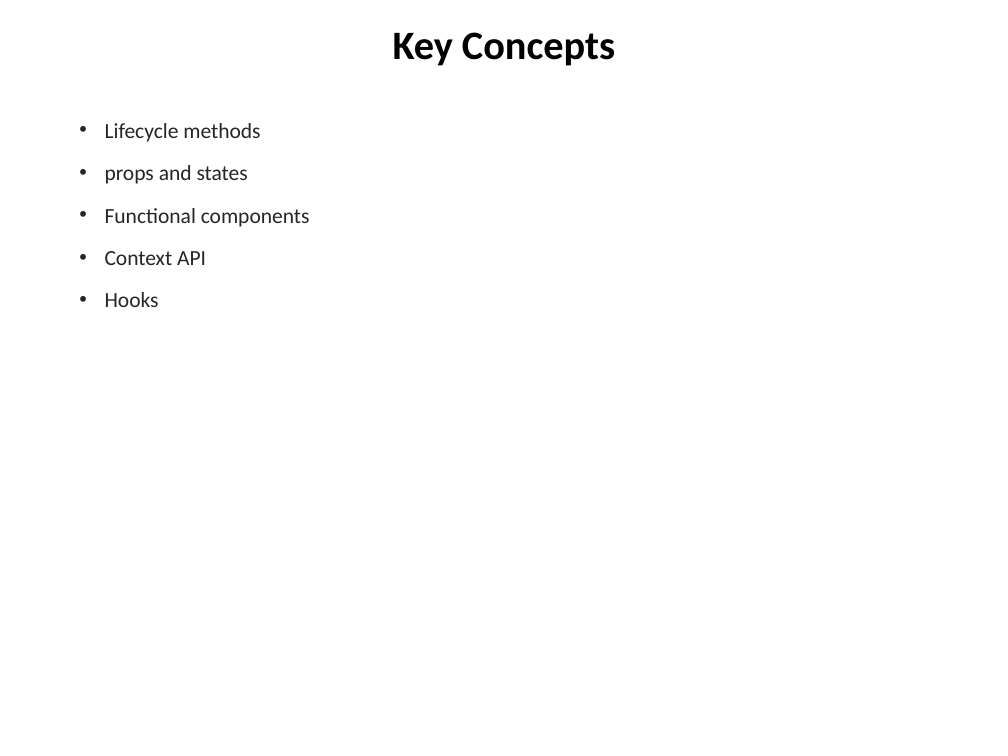
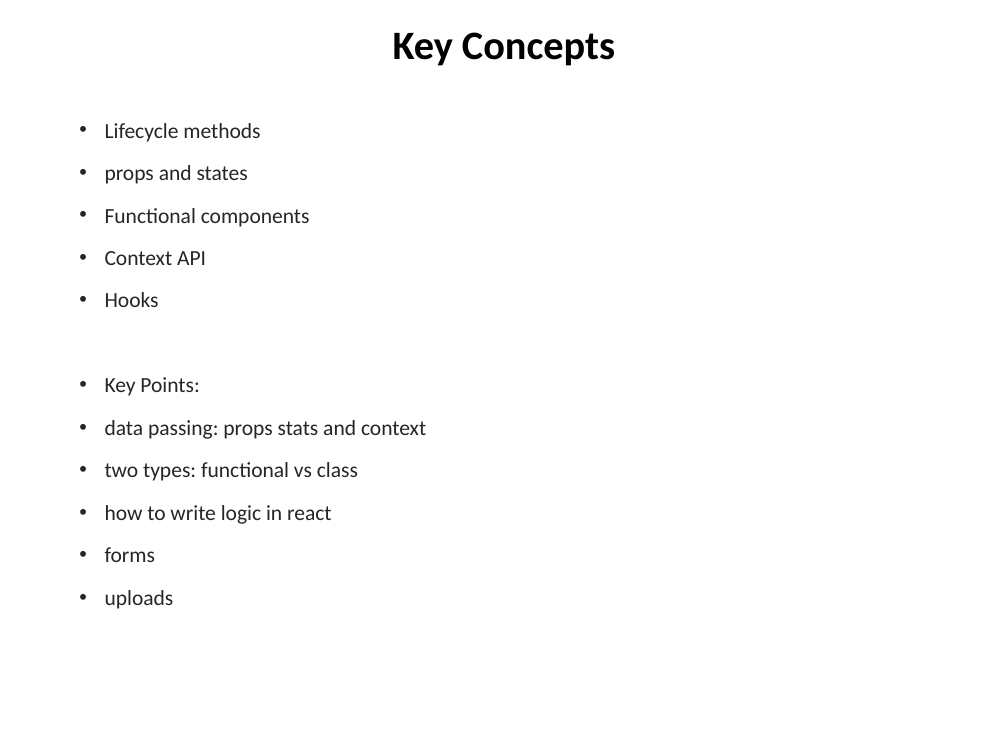
Before and after one commit to chuacw/SGUS-Slides, a slide deck: slide 6 of BCI - Day12 - Reactjs 1 Intro.pptx. Drawn at 1008x756 pixels with LibreOffice and Linux fonts; fonts in the diff are those of the drawing. Boxes give left, top, right and bottom in pixels: in the first picture for what was removed or moved away, otherwise in the second. Text is boxed around its words. In the diff, an @@ line names an element or a change of style, - is before the commit and + after.

```diff
--- a/BCI - Day12 - Reactjs 1 Intro.pptx
+++ b/BCI - Day12 - Reactjs 1 Intro.pptx
@@ text at [105, 377, 426, 609]: paragraphs added @@
+• Key Points:
+• data passing: props stats and context
+• two types: functional vs class
+• how to write logic in react
+• forms
+• uploads
```
Also in this commit, not shown: 1 other slide changed, 4 slides added, 1 other file.
